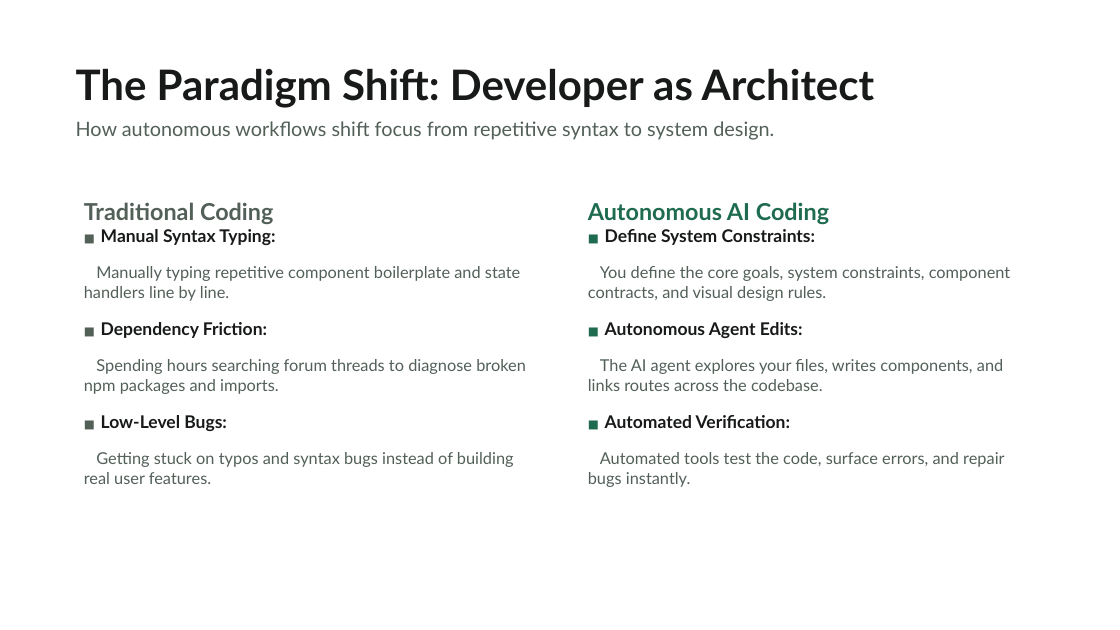
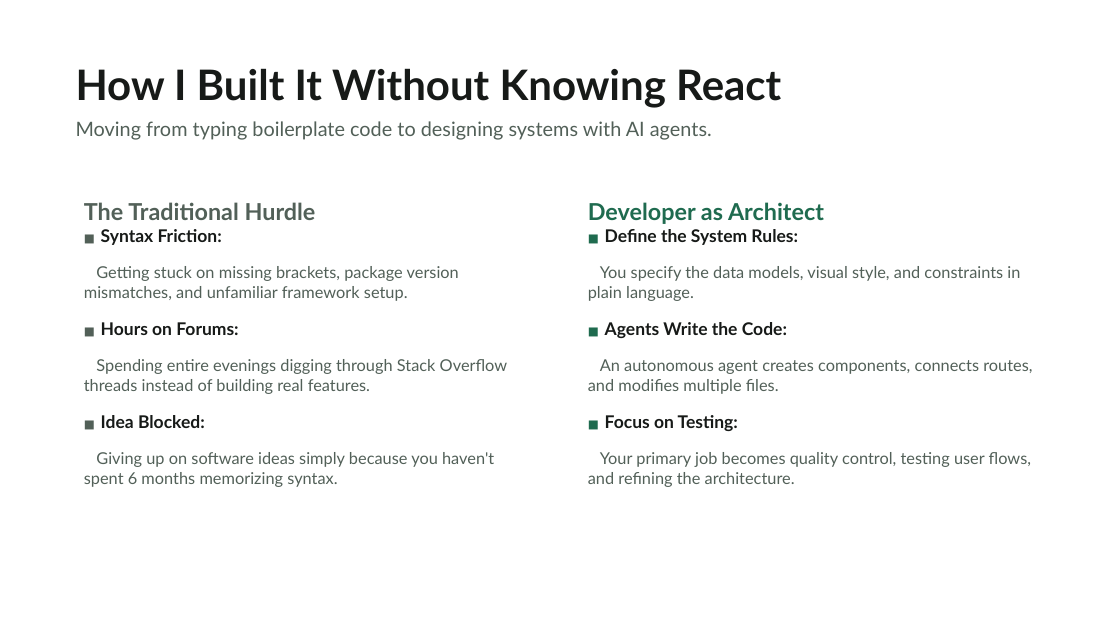
Before and after one commit to Harman209/ecoloop, a slide deck: slide 9 of docs/presentation/ecoloop-presentation.pptx. Drawn at 1120x630 pixels with LibreOffice and Linux fonts; fonts in the diff are those of the drawing. Boxes give left, top, right and bottom in pixels: in the first picture for what was removed or moved away, otherwise in the second. Text is boxed around its words. In the diff, an @@ line names an element or a change of style, - is before the commit and + after.

```diff
--- a/docs/presentation/ecoloop-presentation.pptx
+++ b/docs/presentation/ecoloop-presentation.pptx
@@ text at box(76, 68, 781, 140): text changed @@
-The Paradigm Shift: Developer as Architect
-How autonomous workflows shift focus from repetitive syntax to system design.
+How I Built It Without Knowing React
+Moving from typing boilerplate code to designing systems with AI agents.
@@ text at box(84, 202, 508, 487): text changed @@
-Traditional Coding
-■ Manual Syntax Typing:
-Manually typing repetitive component boilerplate and state handlers line by line.
-■ Dependency Friction:
-Spending hours searching forum threads to diagnose broken npm packages and imports.
-■ Low-Level Bugs:
-Getting stuck on typos and syntax bugs instead of building real user features.
+The Traditional Hurdle
+■ Syntax Friction:
+Getting stuck on missing brackets, package version mismatches, and unfamiliar framework setup.
+■ Hours on Forums:
+Spending entire evenings digging through Stack Overflow threads instead of building real features.
+■ Idea Blocked:
+Giving up on software ideas simply because you haven't spent 6 months memorizing syntax.
@@ text at box(588, 202, 1032, 487): text changed @@
-Autonomous AI Coding
-■ Define System Constraints:
-You define the core goals, system constraints, component contracts, and visual design rules.
-■ Autonomous Agent Edits:
-The AI agent explores your files, writes components, and links routes across the codebase.
-■ Automated Verification:
-Automated tools test the code, surface errors, and repair bugs instantly.
+Developer as Architect
+■ Define the System Rules:
+You specify the data models, visual style, and constraints in plain language.
+■ Agents Write the Code:
+An autonomous agent creates components, connects routes, and modifies multiple files.
+■ Focus on Testing:
+Your primary job becomes quality control, testing user flows, and refining the architecture.
```
Also in this commit, not shown: 10 other slides changed, 2 slides added, 2 slides removed, 7 other files.
